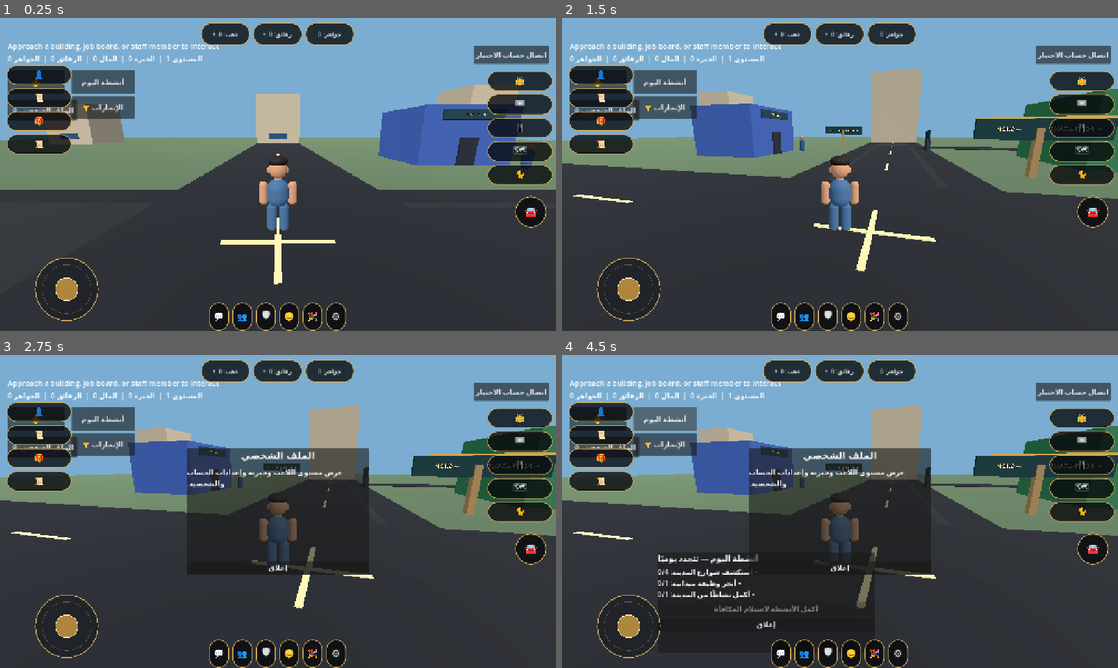
Above: before the commit, frames 1-4 (two rows, left to right).
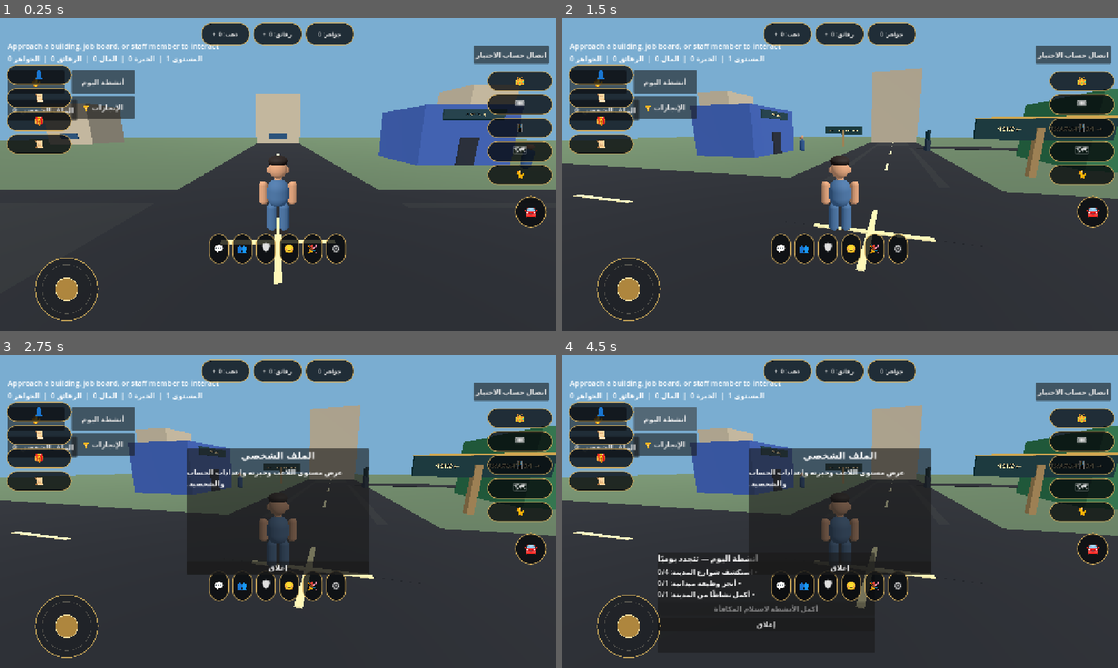
Above: after the commit, the same moments.

Repository: gamalalaraby1988-dotcom/King-Egypt-
Game: Godot game, scene res://scenes/main.tscn
Two runs of this game, one before a commit and one after it. Both use one fixed random seed, a clock stepped at 60 frames per second and the inputs below.
Inputs (mouse positions are in pixels of both pictures, inside the frame that each line leads up to):
- Up to frame 1 (0.25 s): no input
- Up to frame 2 (1.5 s): tap Enter at 0.5 s; move the mouse to (962, 158) at 0.52 s; hold D (move_right) 0.53-1.25 s; hold Shift (sprint) 0.53-1.25 s; click (962, 158) at 0.67 s; drag from (728, 190) to (812, 237) at 1.27 s
- Up to frame 3 (2.75 s): click "✋" at 2 s
- Up to frame 4 (4.5 s): click "الإنجازات 🏆" at 2.75 s; click "إغلاق" at 3.5 s; click "أنشطة اليوم" at 4.25 s

The runs differ from the first frame. In frame 1, 3.4% of the frame differs, in the area x 37-63%, y 68-100%; in frame 2, 3.4%; in frame 3, 3.3%; in frame 4, 2.1%.

Commit message:
Keep mobile HUD controls clear of joystick touch zone

Diff:
--- a/scripts/city_hud.gd
+++ b/scripts/city_hud.gd
@@ -15,6 +15,8 @@
 var main_scene: Node
 var mission_manager: Node
 var root: Control
+var left_controls: VBoxContainer
+var bottom_controls: HBoxContainer
 var popup: PanelContainer
 var popup_title: Label
 var popup_body: Label
@@ -124,17 +126,17 @@
 	chips_label = _make_button(top, "رقائق: 0  +", "wallet")
 	gems_label = _make_button(top, "جواهر: 0", "wallet")
 
-	var left := VBoxContainer.new()
-	left.anchor_left = 0.012
-	left.anchor_top = 0.15
-	left.anchor_bottom = 0.68
-	left.offset_right = 150
-	left.add_theme_constant_override("separation", 7)
-	root.add_child(left)
-	_make_button(left, "👤 الملف", "profile")
-	_make_button(left, "📜 المهام", "missions")
-	_make_button(left, "🎁 المكافآت", "rewards")
-	_make_button(left, "🏆 الإنجازات", "missions")
+	left_controls = VBoxContainer.new()
+	left_controls.anchor_left = 0.012
+	left_controls.anchor_top = 0.15
+	left_controls.anchor_bottom = 0.68
+	left_controls.offset_right = 150
+	left_controls.add_theme_constant_override("separation", 7)
+	root.add_child(left_controls)
+	_make_button(left_controls, "👤 الملف", "profile")
+	_make_button(left_controls, "📜 المهام", "missions")
+	_make_button(left_controls, "🎁 المكافآت", "rewards")
+	_make_button(left_controls, "🏆 الإنجازات", "missions")
 
 	var right := VBoxContainer.new()
 	right.anchor_left = 1.0
@@ -151,21 +153,20 @@
 	_make_button(right, "🗺 الخريطة", "map")
 	_make_button(right, "🐈 الحيوانات", "pets")
 
-	var bottom := HBoxContainer.new()
-	bottom.anchor_left = 0.28
-	bottom.anchor_right = 0.72
-	bottom.anchor_top = 1.0
-	bottom.anchor_bottom = 1.0
-	bottom.offset_top = -66
-	bottom.alignment = BoxContainer.ALIGNMENT_CENTER
-	bottom.add_theme_constant_override("separation", 8)
-	root.add_child(bottom)
-	_make_button(bottom, "💬 محادثة", "chat")
-	_make_button(bottom, "👥 أصدقاء", "social")
-	_make_button(bottom, "🛡 مجموعتي", "group")
-	_make_button(bottom, "😊 تعبيرات", "emotes")
-	_make_button(bottom, "🎉 حفلة", "party")
-	_make_button(bottom, "⚙", "settings")
+	bottom_controls = HBoxContainer.new()
+	bottom_controls.anchor_left = 0.28
+	bottom_controls.anchor_right = 0.72
+	bottom_controls.anchor_top = 1.0
+	bottom_controls.anchor_bottom = 1.0
+	bottom_controls.alignment = BoxContainer.ALIGNMENT_CENTER
+	bottom_controls.add_theme_constant_override("separation", 8)
+	root.add_child(bottom_controls)
+	_make_button(bottom_controls, "💬 محادثة", "chat")
+	_make_button(bottom_controls, "👥 أصدقاء", "social")
+	_make_button(bottom_controls, "🛡 مجموعتي", "group")
+	_make_button(bottom_controls, "😊 تعبيرات", "emotes")
+	_make_button(bottom_controls, "🎉 حفلة", "party")
+	_make_button(bottom_controls, "⚙", "settings")
 
 	popup = PanelContainer.new()
 	popup.anchor_left = 0.5
@@ -194,6 +195,30 @@
 	close.text = "إغلاق"
 	close.pressed.connect(func(): popup.visible = false)
 	content.add_child(close)
+	root.resized.connect(_layout_mobile_controls)
+	_layout_mobile_controls()
+
+func _layout_mobile_controls() -> void:
+	if not is_instance_valid(root):
+		return
+	var viewport_size := root.size
+	if viewport_size.x <= 0.0 or viewport_size.y <= 0.0:
+		return
+	# Keep HUD controls outside the joystick's full touch-capture circle.
+	# These dimensions mirror MobileHUD's responsive joystick sizing.
+	var short_side := minf(viewport_size.x, viewport_size.y)
+	var scale_factor := clampf(short_side / 720.0, 0.58, 1.0)
+	var margin := 24.0 * scale_factor
+	var joystick_radius := 72.0 * scale_factor
+	var touch_radius := joystick_radius * 1.55
+	var clearance := 18.0 * scale_factor
+	if is_instance_valid(bottom_controls):
+		var bottom_gap := margin + touch_radius + clearance
+		bottom_controls.offset_bottom = -bottom_gap
+		bottom_controls.offset_top = -(bottom_gap + 70.0 * scale_factor)
+	if is_instance_valid(left_controls):
+		var safe_bottom_y := viewport_size.y - margin - joystick_radius - touch_radius - clearance
+		left_controls.anchor_bottom = clampf(safe_bottom_y / viewport_size.y, 0.25, 0.68)
 
 func _make_button(parent: Control, caption: String, section: String) -> Button:
 	var icons := {
